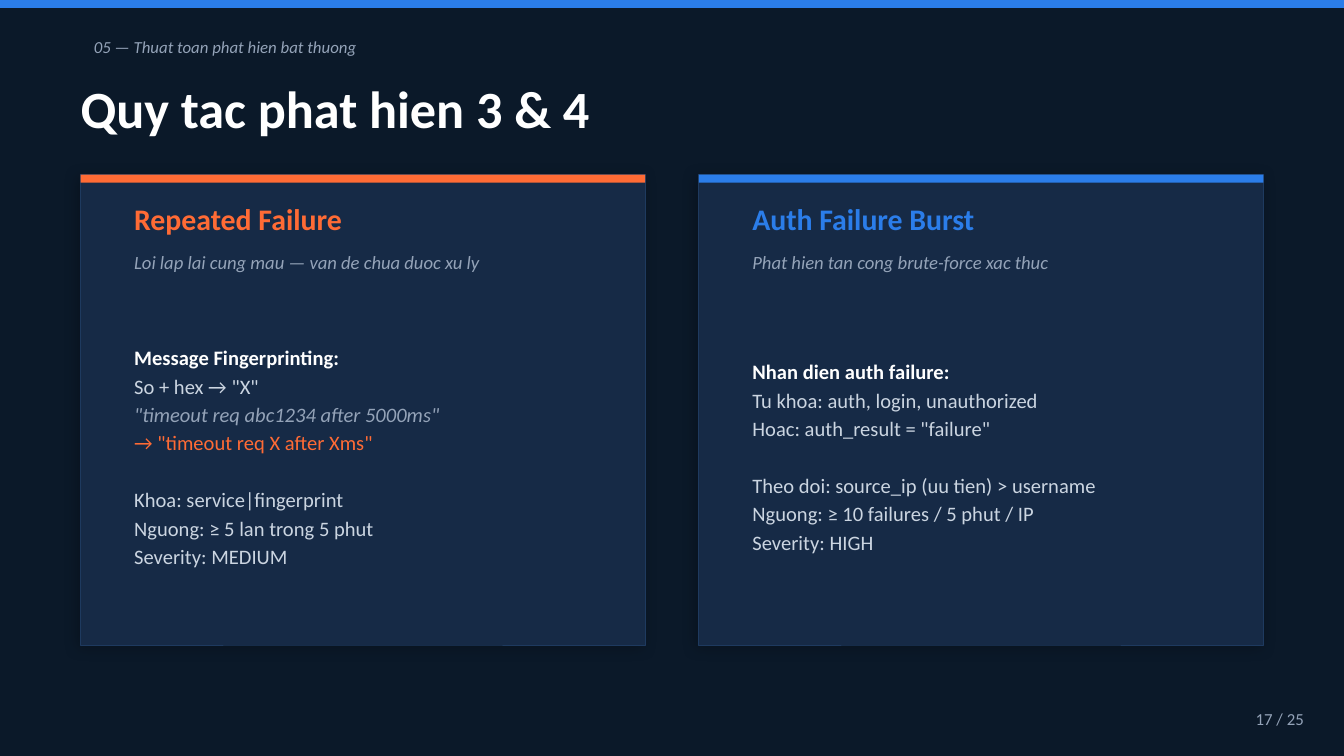
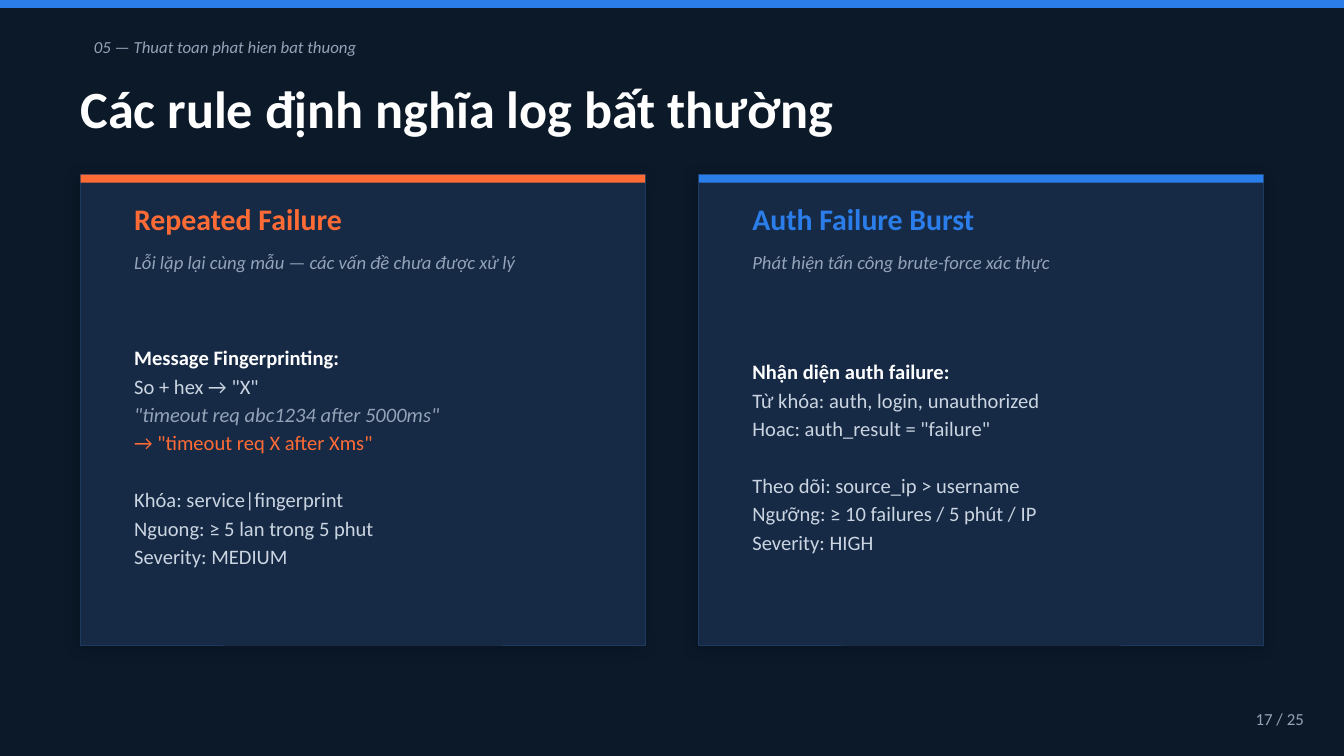
Before and after one commit to tienlamict/log-analytics-and-anomaly-detection, a slide deck: slide 16 of docs/presentation.pptx (slide 17 before the commit). Drawn at 1344x756 pixels with LibreOffice and Linux fonts; fonts in the diff are those of the drawing. Boxes give left, top, right and bottom in pixels: in the first picture for what was removed or moved away, otherwise in the second. Text is boxed around its words. In the diff, an @@ line names an element or a change of style, - is before the commit and + after.

```diff
--- a/docs/presentation.pptx
+++ b/docs/presentation.pptx
@@ text at <box>81,88,833,138</box>: text changed @@
-Quy tac phat hien 3 & 4
+Các rule định nghĩa log bất thường
@@ text at <box>134,254,515,272</box>: text changed @@
-Loi lap lai cung mau — van de chua duoc xu ly
+Lỗi lặp lại cùng mẫu — các vấn đề chưa được xử lý
@@ text at <box>752,255,1050,272</box>: text changed @@
-Phat hien tan cong brute-force xac thuc
+Phát hiện tấn công brute-force xác thực
@@ text at <box>752,364,1039,412</box>: text changed @@
-Nhan dien auth failure:
-Tu khoa: auth, login, unauthorized
+Nhận diện auth failure:
+Từ khóa: auth, login, unauthorized
@@ text at <box>752,478,1037,525</box>: text changed @@
-Theo doi: source_ip (uu tien) > username
-Nguong: ≥ 10 failures / 5 phut / IP
+Theo dõi: source_ip > username
+Ngưỡng: ≥ 10 failures / 5 phút / IP
@@ text at <box>134,492,343,511</box>: text changed @@
-Khoa: service|fingerprint
+Khóa: service|fingerprint
```
Also in this commit, not shown: 16 other slides changed, 3 slides added, 8 slides removed.
